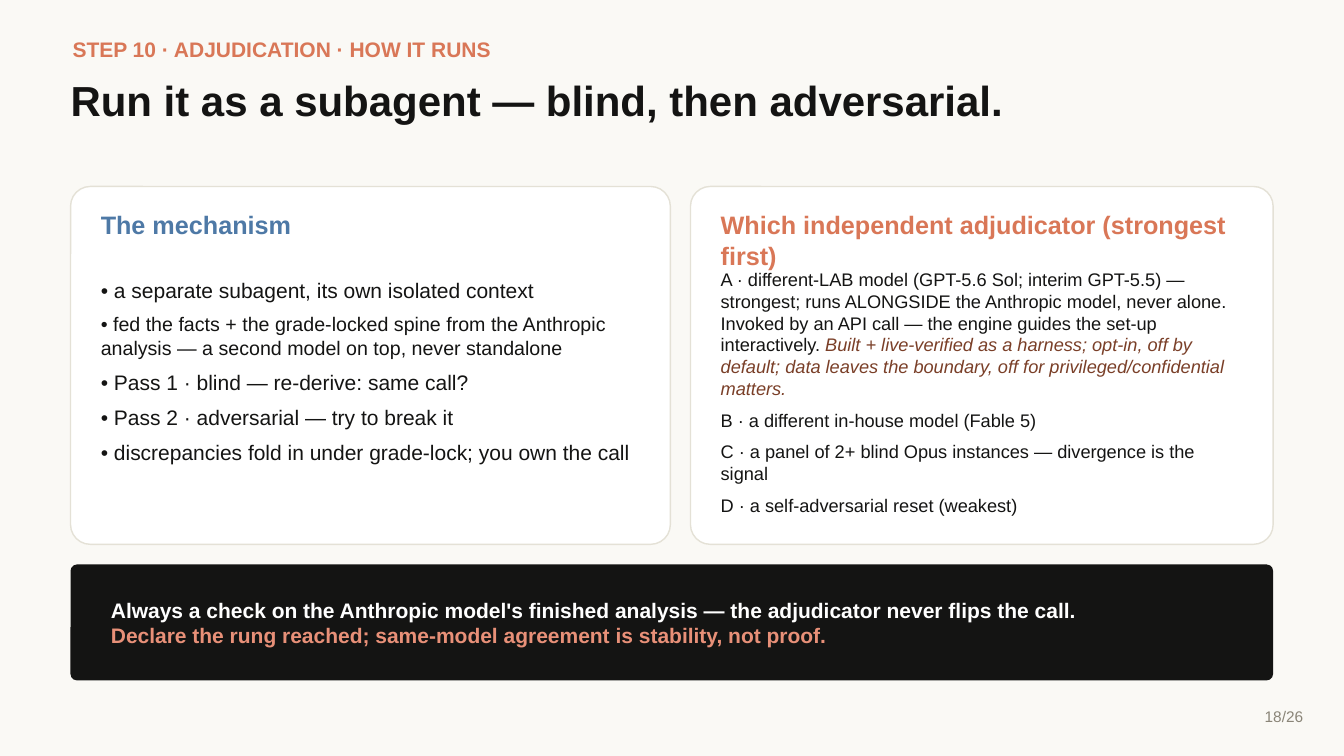
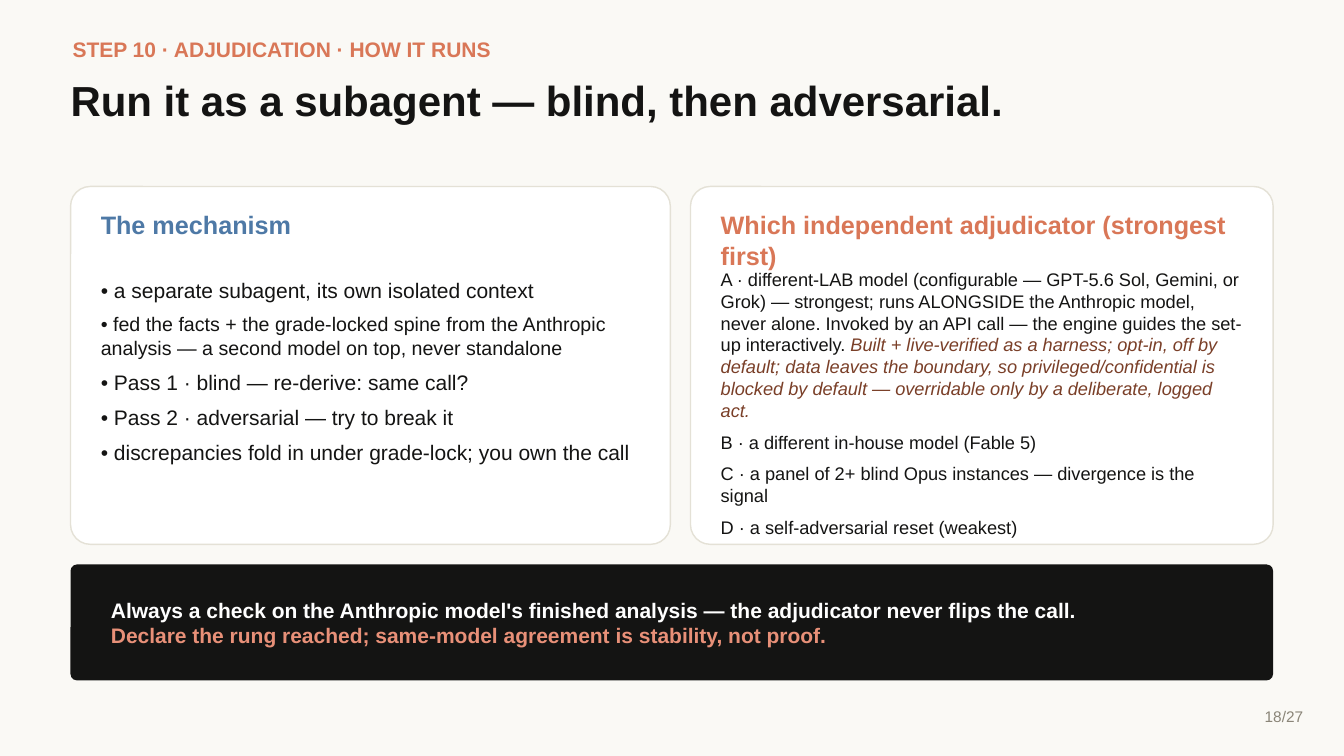
Before and after one commit to ComplexAR/Insight-Engine, a slide deck: slide 18 of Presentation/Insight-Engine-Explainer.pptx. Drawn at 1344x756 pixels with LibreOffice and Linux fonts; fonts in the diff are those of the drawing. Boxes give left, top, right and bottom in pixels: in the first picture for what was removed or moved away, otherwise in the second. Text is boxed around its words. In the diff, an @@ line names an element or a change of style, - is before the commit and + after.

```diff
--- a/Presentation/Insight-Engine-Explainer.pptx
+++ b/Presentation/Insight-Engine-Explainer.pptx
@@ text at bbox=[721, 272, 1241, 417]: text changed @@
-A · different-LAB model (GPT-5.6 Sol; interim GPT-5.5) — strongest; runs ALONGSIDE the Anthropic model, never alone. Invoked by an API call — the engine guides the set-up interactively. Built + live-verified as a harness; opt-in, off by default; data leaves the boundary, off for privileged/confidential matters.
+A · different-LAB model (configurable — GPT-5.6 Sol, Gemini, or Grok) — strongest; runs ALONGSIDE the Anthropic model, never alone. Invoked by an API call — the engine guides the set-up interactively. Built + live-verified as a harness; opt-in, off by default; data leaves the boundary, so privileged/confidential is blocked by default — overridable only by a deliberate, logged act.
@@ text at bbox=[1265, 711, 1304, 722]: text changed @@
-18/26
+18/27
```
Also in this commit, not shown: 25 other slides changed, 1 slide added, 3 other files.
